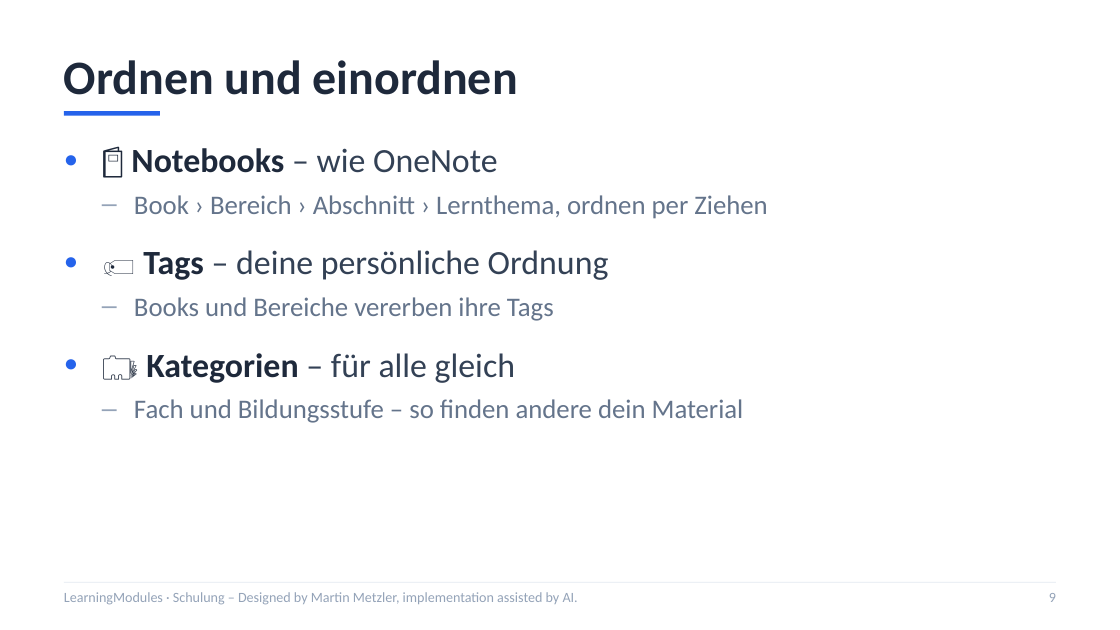
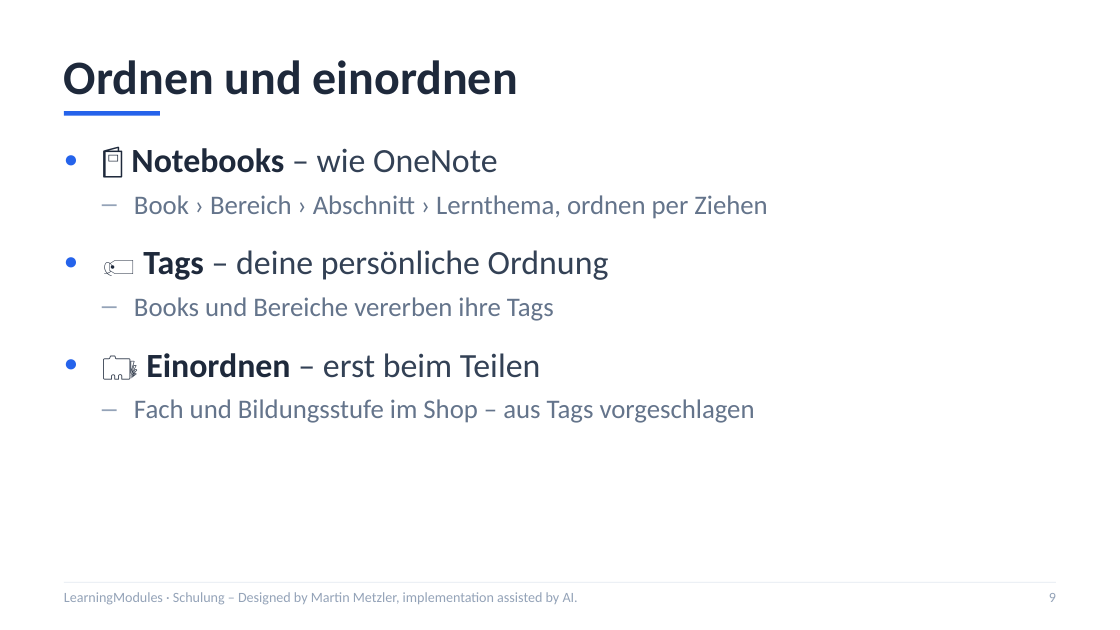
Before and after one commit to mmetzler-fes/LearningModules, a slide deck: slide 9 of schulung/LearningModules-Schulung.pptx. Drawn at 1120x630 pixels with LibreOffice and Linux fonts; fonts in the diff are those of the drawing. Boxes give left, top, right and bottom in pixels: in the first picture for what was removed or moved away, otherwise in the second. Text is boxed around its words. In the diff, an @@ line names an element or a change of style, - is before the commit and + after.

```diff
--- a/schulung/LearningModules-Schulung.pptx
+++ b/schulung/LearningModules-Schulung.pptx
@@ text at (134, 353, 755, 423): text changed @@
-● 🗂 Kategorien – für alle gleich
-  – Fach und Bildungsstufe – so finden andere dein Material
+● 🗂 Einordnen – erst beim Teilen
+  – Fach und Bildungsstufe im Shop – aus Tags vorgeschlagen
```
Also in this commit, not shown: 7 other slides changed, 2 other files.
